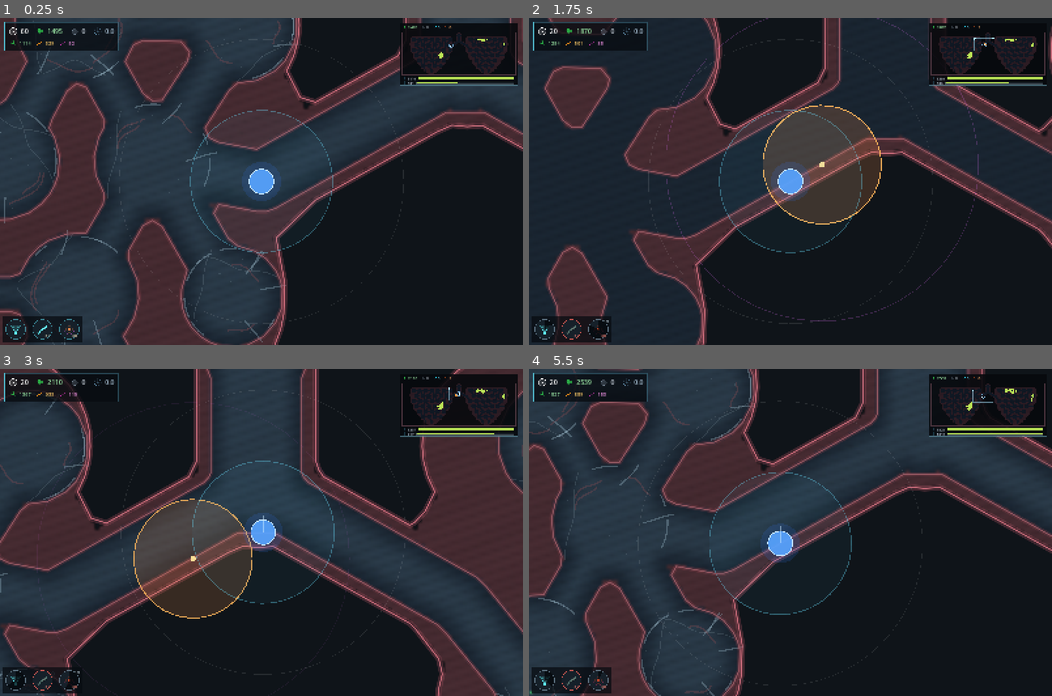
Above: before the commit, frames 1-4 (two rows, left to right).
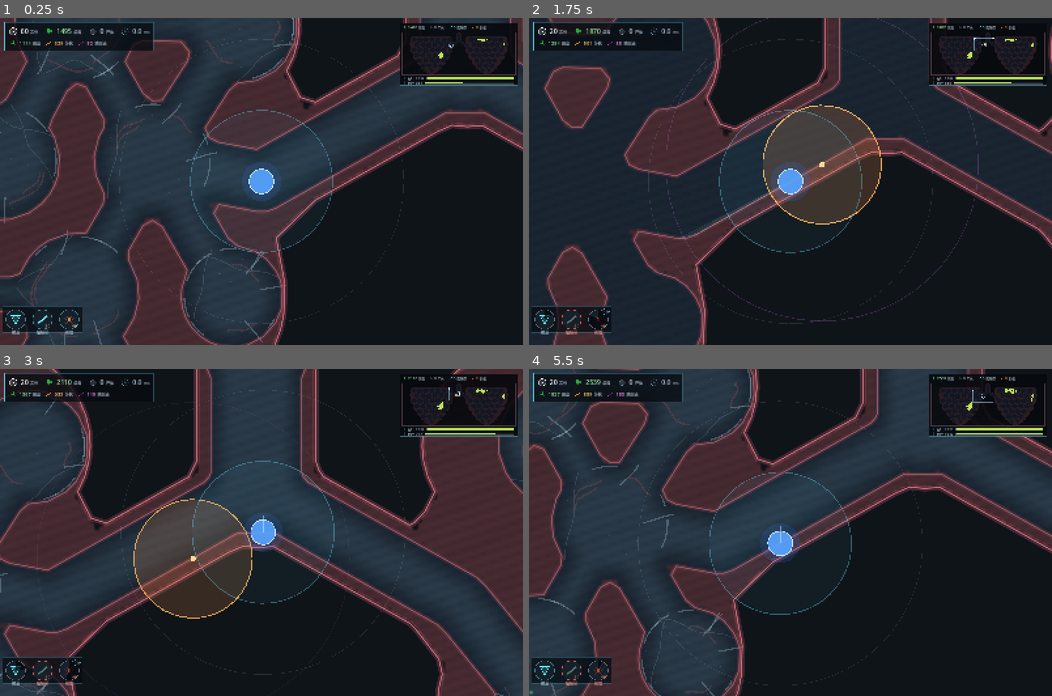
Above: after the commit, the same moments.

Repository: yanyanzi620/gamecreation
Game: Godot game, scene res://scenes/main.tscn
Two runs of this game, one before a commit and one after it. Both use one fixed random seed, a clock stepped at 60 frames per second and the inputs below.
Inputs (mouse positions are in pixels of both pictures, inside the frame that each line leads up to):
- Up to frame 1 (0.25 s): no input
- Up to frame 2 (1.75 s): tap Enter at 0.5 s; move the mouse to (905, 165) at 0.52 s; hold D 0.53-1.25 s; tap F at 0.6 s; click (905, 165) at 0.67 s; tap Space at 0.77 s; drag from (685, 197) to (764, 246) at 1.27 s
- Up to frame 3 (3 s): move the mouse to (313, 460) at 2.02 s; hold D 2.03-2.75 s; tap F at 2.1 s; click (313, 460) at 2.17 s; drag from (235, 597) to (104, 483) at 2.77 s
- Up to frame 4 (5.5 s): move the mouse to (947, 581) at 3.52 s; hold A 3.53-4.25 s; tap F at 3.6, 5.1 s; click (947, 581) at 3.67 s; tap Space at 3.77 s; drag from (633, 483) to (712, 450) at 4.27 s; move the mouse to (816, 532) at 5.02 s; hold S from 5.03 s (still down); click (816, 532) at 5.17 s

The runs differ from the first frame. In frame 1, 2.0% of the frame differs, in the area x 0-93%, y 1-100%; in frame 2, 1.8%; in frame 3, 1.5%; in frame 4, 2.1%.

Commit message:
feat(ui): HUD 补文字标签；射流改按住连发(0.22s)；阻隔带寿命 30s→60s
- hud_panel: 每个状态单元改成「图标 + 数字 + 小字标签」（养分/病毒/尸体/ms/
  圆盘/带状/跳跃链），三个技能圆钮下方补名称（射流/阻隔带/引信），
  小字 12px；技能栏整体上移，避免标签被屏幕底边裁掉
- minimap: 顶栏四项与左右叶负载恢复文字（病毒/尸体/阻隔带/引信 · 左叶/右叶）
- balance: JET_COOLDOWN 0.50 -> 0.22；BLOCK_LIFE 30 -> 60
- main: 左键按下即打一发，按住由 _process 按冷却续发（瞄准拖拽期间不连发）；
  用 Input.is_mouse_button_pressed 兜底，丢焦点时不会一直喷
- 文档同步：射流 470/±16°/0.22s、阻隔带 60s、README 操作说明

验收：地图自测 34/34 PASS；实拍 hit=94 / band_clip=9 与此前一致

Diff:
--- a/scripts/core/balance.gd
+++ b/scripts/core/balance.gd
@@ -109,8 +109,8 @@
 # ============================================================ 手段 · 射流
 const JET_LENGTH := 470.0        # 射程；调大 = 一次性清得更深
 const JET_HALF_ANGLE_DEG := 16.0 # 半角；调大 = 扇形更宽、更容易扫到
-const JET_COOLDOWN := 0.50       # 两发之间最短间隔
-const JET_VIS_SEC := 0.30        # 弹道残影停留时间（纯表现）
+const JET_COOLDOWN := 0.22       # 两发之间最短间隔；按住左键会按这个节奏自动连发
+const JET_VIS_SEC := 0.26        # 弹道残影停留时间（纯表现）
 const JET_ARC_STEPS := 18        # 扇形绘制细分（纯表现）
 const JET_RAYS := 15             # 射线数：射流被墙逐条截断的精度；调大 = 边缘更贴墙
 
@@ -135,7 +135,7 @@
 const BLOCK_RANGE_MAX := 560.0   # 最远能放多远（一格腔室量级）；调大 = 远程封路更省事
 const BLOCK_MIN_USABLE := 70.0   # 被肉壁裁完短于这个就不让放（太窄的缝本来也堵不住）
 const BLOCK_ARM := 0.45          # 闪烁多久才生效（生效前只减速、不拦人）
-const BLOCK_LIFE := 30.0         # 生效后存活多久，到点自溶
+const BLOCK_LIFE := 60.0         # 生效后存活多久，到点自溶（翻倍过：30 秒时刚封好就到期，太憋）
 const BLOCK_SLACK := 12.0        # 端点容差
 const BLOCK_COOLDOWN := 0.20     # 只防手滑双击，真正的限制是养分
 
--- a/scripts/main.gd
+++ b/scripts/main.gd
@@ -49,6 +49,7 @@
 var _acc := 0.0
 var _blk_cd := 0.0
 var _fuse_cd := 0.0
+var _lmb_held := false          # 左键按住 = 连发（节奏由 jet 的冷却决定）
 var _tick_us := 0
 var _aim := MODE_NONE
 
@@ -273,8 +274,12 @@
 		return
 	var mb := e as InputEventMouseButton
 	if mb.button_index == MOUSE_BUTTON_LEFT:
+		# 按下先打一发（手感要即时），之后按住由 _process 里的连发按冷却续上
 		if mb.pressed:
 			fire_at(get_global_mouse_position())
+			_lmb_held = true
+		else:
+			_lmb_held = false
 		return
 	if mb.button_index == MOUSE_BUTTON_RIGHT:
 		# 按住右键 -> 拖拽瞄准；松开 -> 落位（养分/冷却不够时预览是红的）
@@ -395,6 +400,13 @@
 		mv.y += 1.0
 	player_unit.move_input(mv, delta)
 	_update_aim()
+
+	# 按住左键连发：瞄准拖拽（带/引信）时不打，免得一边拖一边喷
+	# 用真实按键状态兜底：切窗口/丢焦点时松开事件可能收不到，不然会一直喷
+	if _lmb_held and not Input.is_mouse_button_pressed(MOUSE_BUTTON_LEFT):
+		_lmb_held = false
+	if _lmb_held and _aim == MODE_NONE and jet.ready_ratio() >= 1.0:
+		fire_at(get_global_mouse_position())
 
 	if cam != null:
 		cam.position = player_unit.position
--- a/scripts/ui/hud_panel.gd
+++ b/scripts/ui/hud_panel.gd
@@ -2,9 +2,9 @@
 # ============================================================
 # HUD 绘制层 —— 只画，不算
 #
-# 口径：**状态量一律用图标 + 数字表达，不写文字标签**。
+# 口径：**图标负责「是什么」，数字负责「多少」，小字负责「解释」**。
 #   左上：养分 / 病毒总量 / 尸体 / 帧耗时（下面一行细分三种病毒形态）
-#   左下：三个技能按钮（射流 / 阻隔带 / 引信），带冷却扇形、花费、在场数量
+#   左下：三个技能按钮（射流 / 阻隔带 / 引信），带冷却扇形、花费、在场数量、名字
 #
 # 图标来自 assets/ui/icons/（见 assets/ui/README.md），本文件不认识文件名，
 # 只认 key（"nutrient" / "jet" / ...）—— 美术换图不需要改这里。
@@ -13,17 +13,18 @@
 const PANEL_X := 14.0
 const PANEL_Y := 14.0
 const PAD := 12.0
-const GAP1 := 22.0
-const GAP2 := 16.0
+const GAP1 := 20.0
+const GAP2 := 14.0
 const ICON1 := 30.0
 const ICON2 := 22.0
 const FS1 := 20
 const FS2 := 15
+const CAP_FS := 12                  # 小字标签字号（11px 在 1600 宽屏上太小）
 
 const SKILL_R := 30.0
 const SKILL_GAP := 22.0
 const SKILL_BX := 18.0
-const SKILL_BY := 18.0
+const SKILL_BY := 48.0              # 底部留够：圆 60 高 + 下方技能名小字
 
 var icons: Dictionary = {}
 var font: Font = null
@@ -63,16 +64,17 @@
 # ------------------------------------------------------------ 左上状态区
 
 func _draw_stats() -> void:
+	# 每项 = [图标 key, 数字, 数字颜色, 小字标签]
 	var items1 := [
-		["nutrient", _s(data.get("nutrient", 0)), Color(1.0, 1.0, 1.0, 0.96)],
-		["virus", _s(data.get("live", 0)), Color(0.62, 0.92, 0.66, 0.96)],
-		["corpse", _s(data.get("corpse", 0)), Color(0.82, 0.86, 0.90, 0.92)],
-		["perf", "%.1f" % float(data.get("tick_ms", 0.0)), Color(0.70, 0.80, 0.88, 0.86)],
+		["nutrient", _s(data.get("nutrient", 0)), Color(1.0, 1.0, 1.0, 0.96), "养分"],
+		["virus", _s(data.get("live", 0)), Color(0.62, 0.92, 0.66, 0.96), "病毒"],
+		["corpse", _s(data.get("corpse", 0)), Color(0.82, 0.86, 0.90, 0.92), "尸体"],
+		["perf", "%.1f" % float(data.get("tick_ms", 0.0)), Color(0.70, 0.80, 0.88, 0.86), "ms"],
 	]
 	var items2 := [
-		["blob", _s(data.get("blob", 0)), Color(0.62, 0.92, 0.66, 0.92)],
-		["band", _s(data.get("band", 0)), Color(0.97, 0.78, 0.40, 0.92)],
-		["chain", _s(data.get("chain", 0)), Color(0.90, 0.55, 0.86, 0.92)],
+		["blob", _s(data.get("blob", 0)), Color(0.62, 0.92, 0.66, 0.92), "圆盘"],
+		["band", _s(data.get("band", 0)), Color(0.97, 0.78, 0.40, 0.92), "带状"],
+		["chain", _s(data.get("chain", 0)), Color(0.90, 0.55, 0.86, 0.92), "跳跃链"],
 	]
 	var w1 := _row_w(items1, ICON1, FS1, GAP1)
 	var w2 := _row_w(items2, ICON2, FS2, GAP2)
@@ -87,29 +89,36 @@
 	var x := PANEL_X + PAD
 	var y := PANEL_Y + PAD
 	for it in items1:
-		x = _chip(Vector2(x, y), String(it[0]), String(it[1]), ICON1, FS1, it[2], GAP1)
+		x = _chip(Vector2(x, y), String(it[0]), String(it[1]), String(it[3]), ICON1, FS1, it[2], GAP1)
 	x = PANEL_X + PAD + 4.0
 	y += ICON1 + 10.0
 	for it2 in items2:
-		x = _chip(Vector2(x, y), String(it2[0]), String(it2[1]), ICON2, FS2, it2[2], GAP2)
+		x = _chip(Vector2(x, y), String(it2[0]), String(it2[1]), String(it2[3]), ICON2, FS2, it2[2], GAP2)
 
 
 func _row_w(items: Array, icon_s: float, fs: int, gap: float) -> float:
 	var w := 0.0
+	var cap_fs := CAP_FS
 	for i in range(items.size()):
 		w += icon_s + 7.0 + font.get_string_size(String(items[i][1]), HORIZONTAL_ALIGNMENT_LEFT, -1, fs).x
+		w += 6.0 + font.get_string_size(String(items[i][3]), HORIZONTAL_ALIGNMENT_LEFT, -1, cap_fs).x
 		if i < items.size() - 1:
 			w += gap
 	return w
 
 
-# 一个「图标 + 数字」单元；返回下一个单元的起始 x
-func _chip(pos: Vector2, key: String, text: String, icon_s: float, fs: int, col: Color, gap: float) -> float:
+# 一个「图标 + 数字 + 小字标签」单元；返回下一个单元的起始 x
+func _chip(pos: Vector2, key: String, text: String, caption: String, icon_s: float, fs: int,
+		col: Color, gap: float) -> float:
 	_draw_icon(key, pos, icon_s, col)
+	var base_y := pos.y + icon_s * 0.5 + float(fs) * 0.36
 	var tx := pos.x + icon_s + 7.0
-	draw_string(font, Vector2(tx, pos.y + icon_s * 0.5 + float(fs) * 0.36), text,
-		HORIZONTAL_ALIGNMENT_LEFT, -1, fs, col)
-	return tx + font.get_string_size(text, HORIZONTAL_ALIGNMENT_LEFT, -1, fs).x + gap
+	draw_string(font, Vector2(tx, base_y), text, HORIZONTAL_ALIGNMENT_LEFT, -1, fs, col)
+	tx += font.get_string_size(text, HORIZONTAL_ALIGNMENT_LEFT, -1, fs).x + 6.0
+	# 小字标签：解释这个数字是什么，比纯图标直观
+	draw_string(font, Vector2(tx, base_y - 1.0), caption, HORIZONTAL_ALIGNMENT_LEFT, -1, CAP_FS,
+		Color(0.72, 0.80, 0.87, 0.80))
+	return tx + font.get_string_size(caption, HORIZONTAL_ALIGNMENT_LEFT, -1, CAP_FS).x + gap
 
 
 func _draw_icon(key: String, pos: Vector2, s: float, col: Color) -> void:
@@ -136,20 +145,20 @@
 	draw_rect(bg, Color(0.24, 0.44, 0.52, 0.50), false, 1.0)
 
 	# 射流不要「在场数量」（它没有实体，右上角空着更干净）
-	_skill(Vector2(SKILL_BX, by), "jet", float(data.get("jet_ratio", 1.0)),
+	_skill(Vector2(SKILL_BX, by), "jet", "射流", float(data.get("jet_ratio", 1.0)),
 		0, 0, 0, true, false)
 
-	_skill(Vector2(SKILL_BX + step, by), "block", 1.0,
+	_skill(Vector2(SKILL_BX + step, by), "block", "阻隔带", 1.0,
 		Balance.BLOCK_COST, int(data.get("blocks", 0)), 0,
 		nutrient >= Balance.BLOCK_COST, aim == 1)
 
-	_skill(Vector2(SKILL_BX + step * 2.0, by), "fuse", float(data.get("fuse_ratio", 1.0)),
+	_skill(Vector2(SKILL_BX + step * 2.0, by), "fuse", "引信", float(data.get("fuse_ratio", 1.0)),
 		Balance.FUSE_COST, int(data.get("fuses", 0)), Balance.FUSE_MAX,
 		nutrient >= Balance.FUSE_COST, aim == 2)
 
 
-func _skill(pos: Vector2, key: String, ratio: float, cost: int, count: int, max_count: int,
-		affordable: bool, aiming: bool) -> void:
+func _skill(pos: Vector2, key: String, label: String, ratio: float, cost: int, count: int,
+		max_count: int, affordable: bool, aiming: bool) -> void:
 	var r := SKILL_R
 	var c: Vector2 = pos + Vector2(r, r)
 	draw_circle(c, r, Color(0.045, 0.065, 0.090, 0.86))
@@ -196,6 +205,12 @@
 		draw_string(font, badge_c + Vector2(-tw * 0.5, 4.0), txt, HORIZONTAL_ALIGNMENT_LEFT, -1, 11,
 			Color(0.88, 0.96, 1.0, 0.95))
 
+	# 技能名：圆下方居中，给「图标是什么」一个明确答案
+	var lw := font.get_string_size(label, HORIZONTAL_ALIGNMENT_LEFT, -1, CAP_FS).x
+	draw_string(font, Vector2(c.x - lw * 0.5, c.y + r + 13.0), label,
+		HORIZONTAL_ALIGNMENT_LEFT, -1, CAP_FS,
+		Color(0.76, 0.86, 0.93, 0.88) if affordable else Color(1.0, 0.62, 0.58, 0.88))
+
 
 # 数字统一走这里：整数不带小数点，小数留一位
 func _s(v) -> String:
--- a/scripts/ui/minimap.gd
+++ b/scripts/ui/minimap.gd
@@ -115,27 +115,27 @@
 	draw_arc(pp, 4.2 + breath * 2.4, 0.0, TAU, 16, Color(0.55, 0.82, 1.0, 0.30 + 0.45 * breath), 1.2)
 	draw_circle(pp, 2.6, Color(0.86, 0.95, 1.0))
 
-	# ---- 顶栏：图标 + 数量（不用文字标签）
+	# ---- 顶栏：图标 + 数量 + 小字（图标给形状，小字说明它是什么）
 	var n_live: int = 0 if pop == null else pop.live_count()
 	var n_corpse: int = 0 if pop == null else pop.corpse_count()
 	var n_blk: int = 0 if pop == null else pop.block_count()
 	var n_fuse: int = 0 if pop == null else pop.fuse_count()
 	var hx := 8.0
-	hx = _head_chip(Vector2(hx, 6.0), "virus", n_live, Color(0.62, 0.92, 0.66, 0.95))
-	hx = _head_chip(Vector2(hx, 6.0), "corpse", n_corpse, Color(0.82, 0.86, 0.90, 0.90))
-	hx = _head_chip(Vector2(hx, 6.0), "block", n_blk, Color(0.45, 0.90, 1.0, 0.95))
-	hx = _head_chip(Vector2(hx, 6.0), "fuse", n_fuse, Color(1.0, 0.70, 0.42, 0.95))
+	hx = _head_chip(Vector2(hx, 6.0), "virus", "病毒", n_live, Color(0.62, 0.92, 0.66, 0.95))
+	hx = _head_chip(Vector2(hx, 6.0), "corpse", "尸体", n_corpse, Color(0.82, 0.86, 0.90, 0.90))
+	hx = _head_chip(Vector2(hx, 6.0), "block", "阻隔带", n_blk, Color(0.45, 0.90, 1.0, 0.95))
+	hx = _head_chip(Vector2(hx, 6.0), "fuse", "引信", n_fuse, Color(1.0, 0.70, 0.42, 0.95))
 
-	# ---- 底栏：两叶负载（肺叶图标 + 数字 + 条）
+	# ---- 底栏：两叶负载（肺叶图标 + 小字 + 数字 + 条）
 	var base_y := size.y - FOOT_H + 4.0
-	_draw_load(Vector2(8.0, base_y), _left, size.x - 16.0)
-	_draw_load(Vector2(8.0, base_y + 14.0), _right, size.x - 16.0)
+	_draw_load(Vector2(8.0, base_y), "左叶", _left, size.x - 16.0)
+	_draw_load(Vector2(8.0, base_y + 14.0), "右叶", _right, size.x - 16.0)
 
 	draw_rect(r, Color(0.34, 0.52, 0.58, 0.70), false, 1.0)
 
 
-# 顶栏一个小单元：12px 图标 + 数字；返回下一个的 x
-func _head_chip(pos: Vector2, key: String, val: int, col: Color) -> float:
+# 顶栏一个小单元：12px 图标 + 数字 + 小字；返回下一个的 x
+func _head_chip(pos: Vector2, key: String, label: String, val: int, col: Color) -> float:
 	var t: Texture2D = icons.get(key, null)
 	if t != null:
 		draw_texture_rect(t, Rect2(pos, Vector2(13.0, 13.0)), false, col)
@@ -145,11 +145,14 @@
 	var fs := 12
 	var tx := pos.x + 16.0
 	draw_string(font, Vector2(tx, pos.y + 11.0), txt, HORIZONTAL_ALIGNMENT_LEFT, -1, fs, col)
-	return tx + font.get_string_size(txt, HORIZONTAL_ALIGNMENT_LEFT, -1, fs).x + 12.0
+	tx += font.get_string_size(txt, HORIZONTAL_ALIGNMENT_LEFT, -1, fs).x + 4.0
+	draw_string(font, Vector2(tx, pos.y + 11.0), label, HORIZONTAL_ALIGNMENT_LEFT, -1, 10,
+		Color(0.74, 0.82, 0.88, 0.78))
+	return tx + font.get_string_size(label, HORIZONTAL_ALIGNMENT_LEFT, -1, 10).x + 12.0
 
 
-# 单叶负载条：肺叶图标 + 数字 + 条（左叶在上、右叶在下）
-func _draw_load(pos: Vector2, val: int, width: float) -> void:
+# 单叶负载条：肺叶图标 + 小字 + 数字 + 条（左叶在上、右叶在下）
+func _draw_load(pos: Vector2, label: String, val: int, width: float) -> void:
 	var soft_cap := 900.0                     # 单叶 900 颗算「压满」，只用于显示比例
 	var t: Texture2D = icons.get("lobe", null)
 	var col := Color(0.74, 0.90, 0.34, 0.95)
@@ -159,9 +162,13 @@
 	else:
 		draw_circle(pos + Vector2(6.0, 7.0), 4.0, Color(0.62, 0.86, 0.94, 0.9))
 	var txt := str(val)
-	draw_string(font, pos + Vector2(15.0, 12.0), txt, HORIZONTAL_ALIGNMENT_LEFT, -1, 11,
+	var lx := pos.x + 15.0
+	draw_string(font, Vector2(lx, pos.y + 11.0), label, HORIZONTAL_ALIGNMENT_LEFT, -1, 10,
+		Color(0.74, 0.82, 0.88, 0.80))
+	lx += font.get_string_size(label, HORIZONTAL_ALIGNMENT_LEFT, -1, 10).x + 5.0
+	draw_string(font, Vector2(lx, pos.y + 11.0), txt, HORIZONTAL_ALIGNMENT_LEFT, -1, 11,
 		Color(0.82, 0.88, 0.94, 0.95))
-	var bx := pos.x + 15.0 + font.get_string_size(txt, HORIZONTAL_ALIGNMENT_LEFT, -1, 11).x + 8.0
+	var bx := lx + font.get_string_size(txt, HORIZONTAL_ALIGNMENT_LEFT, -1, 11).x + 8.0
 	var bw := maxf(10.0, width - (bx - pos.x) - 4.0)
 	draw_rect(Rect2(bx, pos.y + 3.0, bw, 7.0), Color(0.10, 0.13, 0.16, 0.9), true)
 	var fill := clampf(float(val) / soft_cap, 0.0, 1.0)
Not shown, changed: docs/病毒模型与攻击机制.md
Not shown, changed: docs/系统设计书.md
